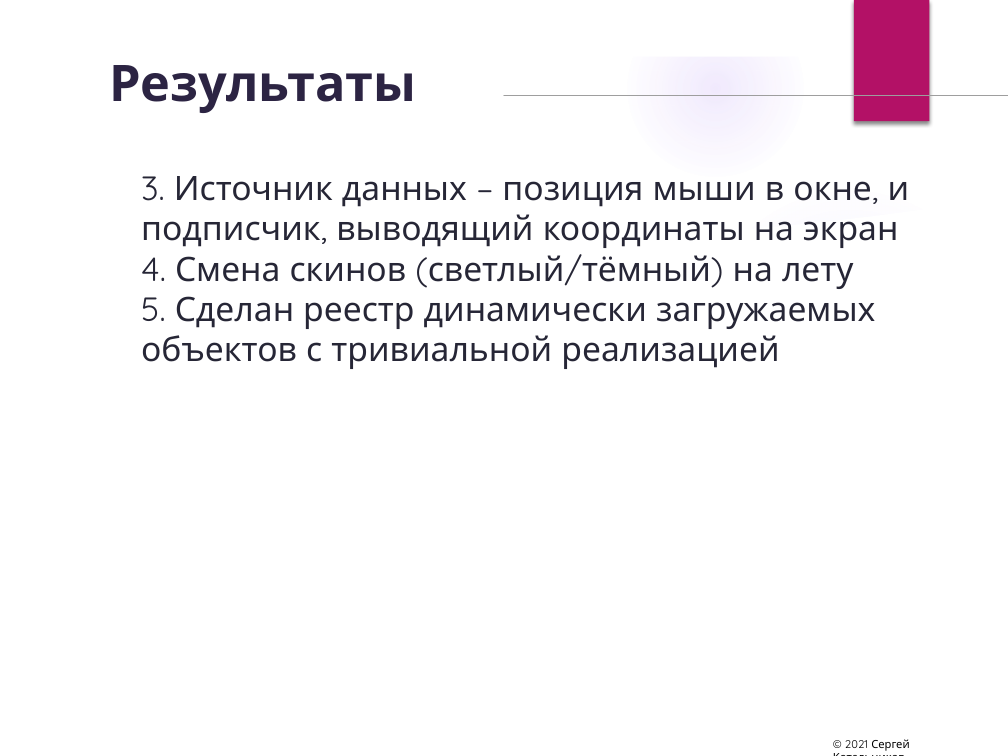
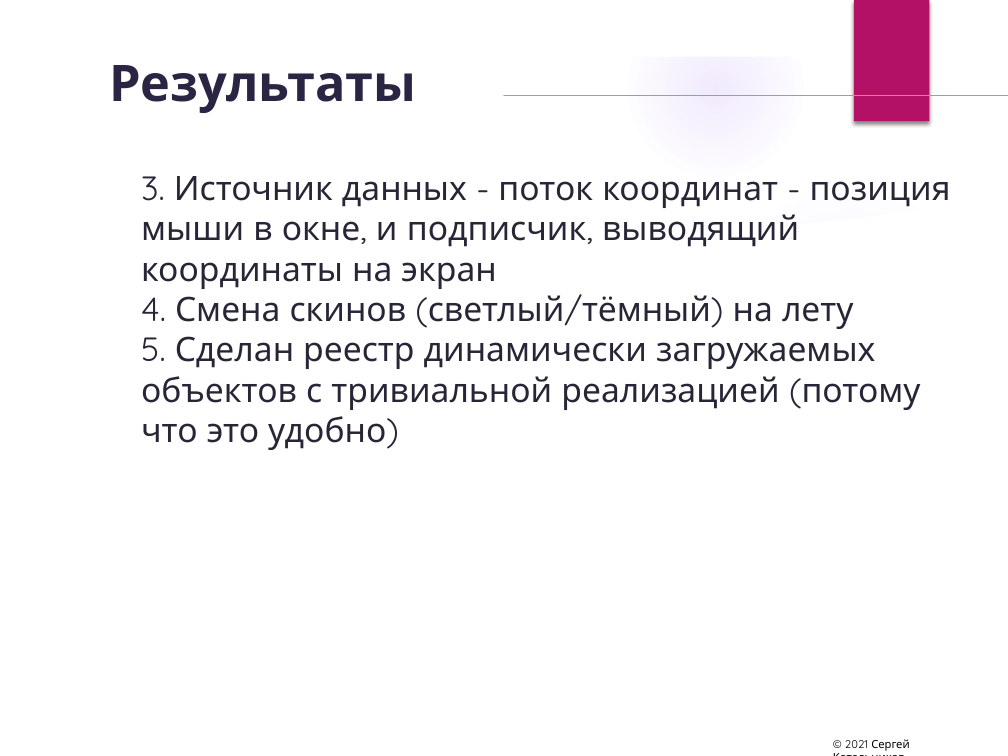
Before and after one commit to sergrt/tirx-example, a slide deck: slide 95 of rx_presentation.pptx (slide 96 before the commit). Drawn at 1008x756 pixels with LibreOffice and Linux fonts; fonts in the diff are those of the drawing; background and template pictures are left out. Boxes give left, top, right and bottom in pixels: in the first picture for what was removed or moved away, otherwise in the second. Text is boxed around its words. In the diff, an @@ line names an element or a change of style, - is before the commit and + after.

```diff
--- a/rx_presentation.pptx
+++ b/rx_presentation.pptx
@@ text at (141,176,951,289): text changed @@
-3. Источник данных – позиция мыши в окне, и подписчик, выводящий координаты на экран
+3. Источник данных - поток координат - позиция мыши в окне, и подписчик, выводящий координаты на экран
@@ text at (141,336,921,450): text changed @@
-5. Сделан реестр динамически загружаемых объектов с тривиальной реализацией
+5. Сделан реестр динамически загружаемых объектов с тривиальной реализацией (потому что это удобно)
```
Also in this commit, not shown: 33 other slides changed, 4 slides added, 1 slide removed.
